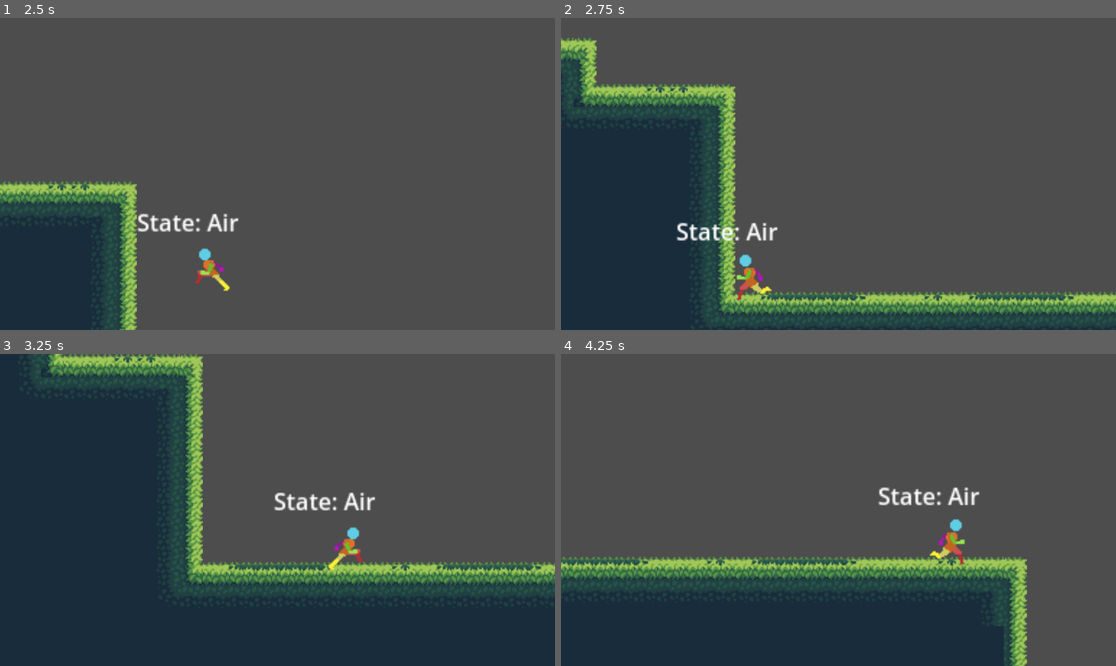
Above: before the commit, frames 1-4 (two rows, left to right).
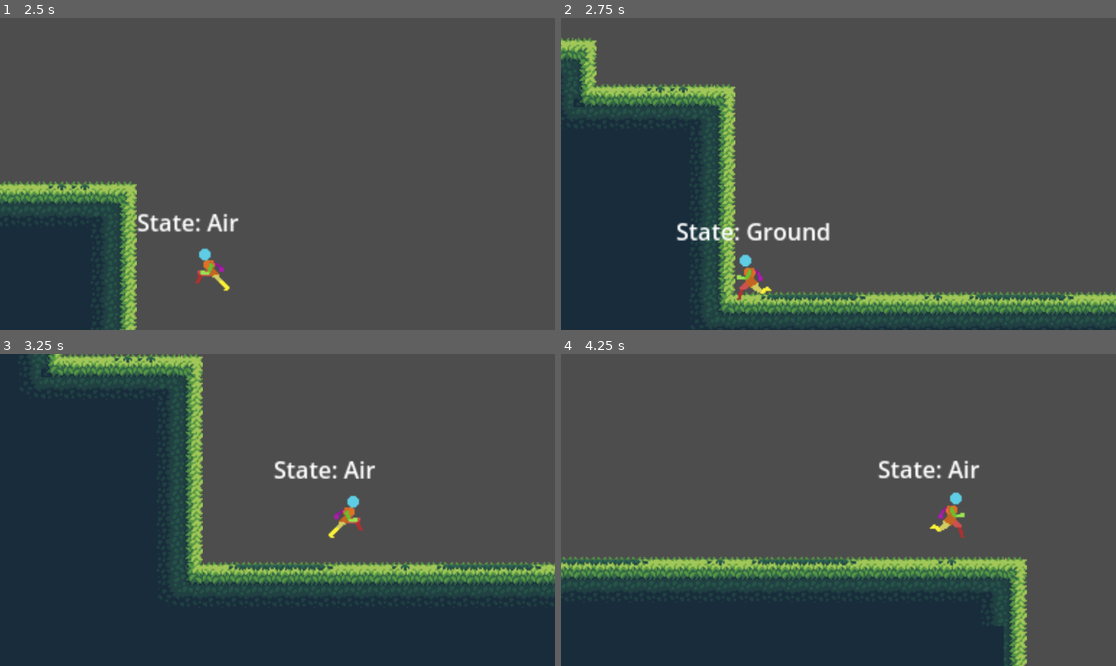
Above: after the commit, the same moments.

Repository: Allus-Interactive/platform-combat-game
Game: Godot game, scene res://scenes/main.tscn
Two runs of this game, one before a commit and one after it. Both use one fixed random seed, a clock stepped at 60 frames per second and the inputs below.
Inputs:
- Up to frame 1 (2.5 s): tap Enter at 0.5 s; hold D (move_right) 0.53-2.03 s; tap O (roll) at 0.6, 2.1 s; tap Space (jump) at 0.77, 1.52 s; tap F (toggle_weapon) at 1.35 s; hold A (move_left) from 2.03 s (still down)
- Up to frame 2 (2.75 s): keep holding A (move_left)
- Up to frame 3 (3.25 s): release A (move_left) at 2.78 s; hold D (move_right) from 2.78 s (still down); tap F (toggle_weapon) at 2.85 s; tap Space (jump) at 3.02 s
- Up to frame 4 (4.25 s): keep holding D (move_right); tap O (roll) at 3.6 s; tap Space (jump) at 3.77 s

Frame 1 is identical in both runs. In frame 2, 0.5% of the frame differs, in the area x 33-49%, y 65-72%; in frame 3, 1.7%; in frame 4, 1.7%, in the area x 57-76%, y 34-68%.

Commit message:
return to ground state from air

Diff:
--- a/scenes/player.tscn
+++ b/scenes/player.tscn
@@ -690,8 +690,9 @@
 script = ExtResource("11_jhcou")
 air_state = NodePath("../Air")
 
-[node name="Air" type="Node" parent="CharacterStateMachine"]
+[node name="Air" type="Node" parent="CharacterStateMachine" node_paths=PackedStringArray("ground_state")]
 script = ExtResource("12_k7mg6")
+ground_state = NodePath("../Ground")
 
 [node name="Landing" type="Node" parent="CharacterStateMachine"]
 script = ExtResource("13_n5rx8")
--- a/scripts/air_state.gd
+++ b/scripts/air_state.gd
@@ -1,3 +1,9 @@
 extends PlayerState
 
 class_name Airstate
+
+@export var ground_state : PlayerState
+
+func state_process(delta):
+	if character.is_on_floor():
+		next_state = ground_state
--- a/scripts/character_state_machine.gd
+++ b/scripts/character_state_machine.gd
@@ -18,9 +18,11 @@
 		else:
 			push_warning("Child " + child.name + " is not a State for CharacterStateMachine")
 
-func _physics_process(_delta):
+func _physics_process(delta):
 	if current_state.next_state != null:
 		switch_states(current_state.next_state)
+
+	current_state.state_process(delta)
 
 func check_if_can_move():
 	return current_state.can_move
--- a/scripts/player_state.gd
+++ b/scripts/player_state.gd
@@ -7,6 +7,9 @@
 var character : CharacterBody2D
 var next_state : PlayerState
 
+func state_process(_delta):
+	pass
+
 func state_input(_event  : InputEvent):
 	pass
 
